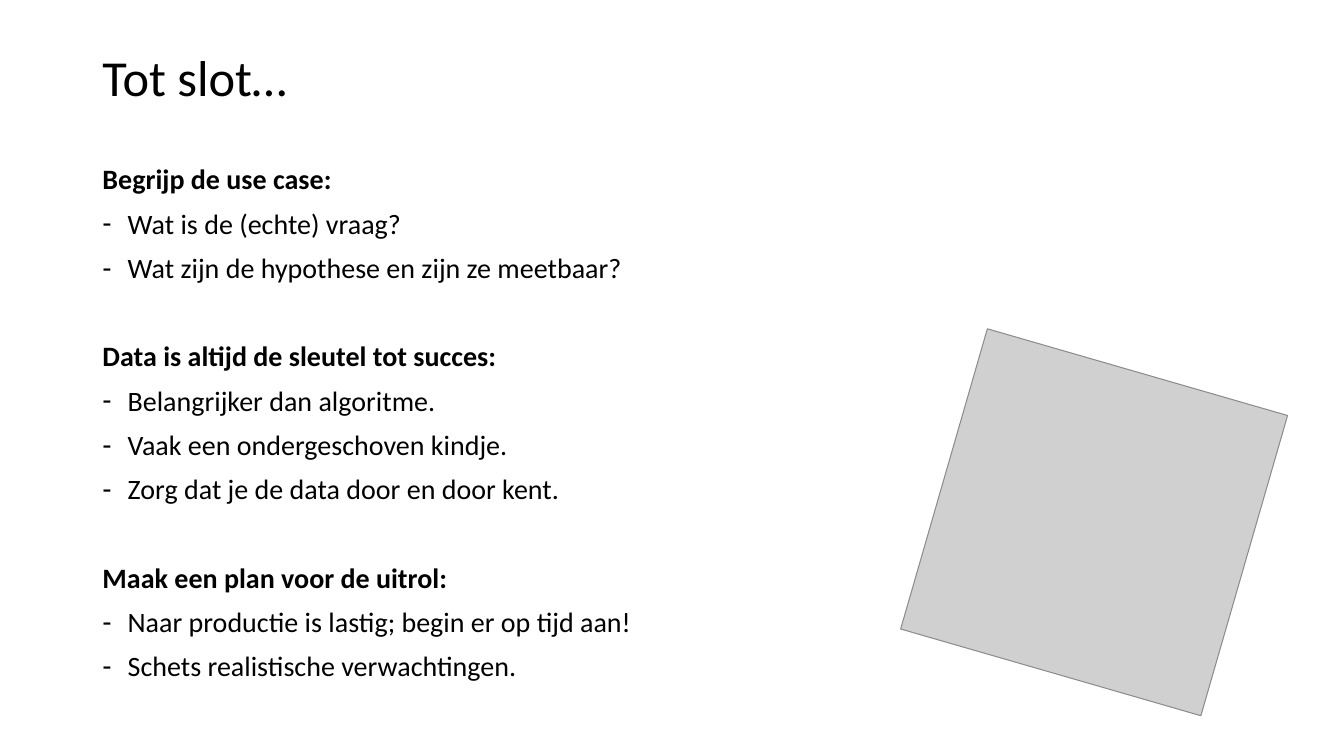
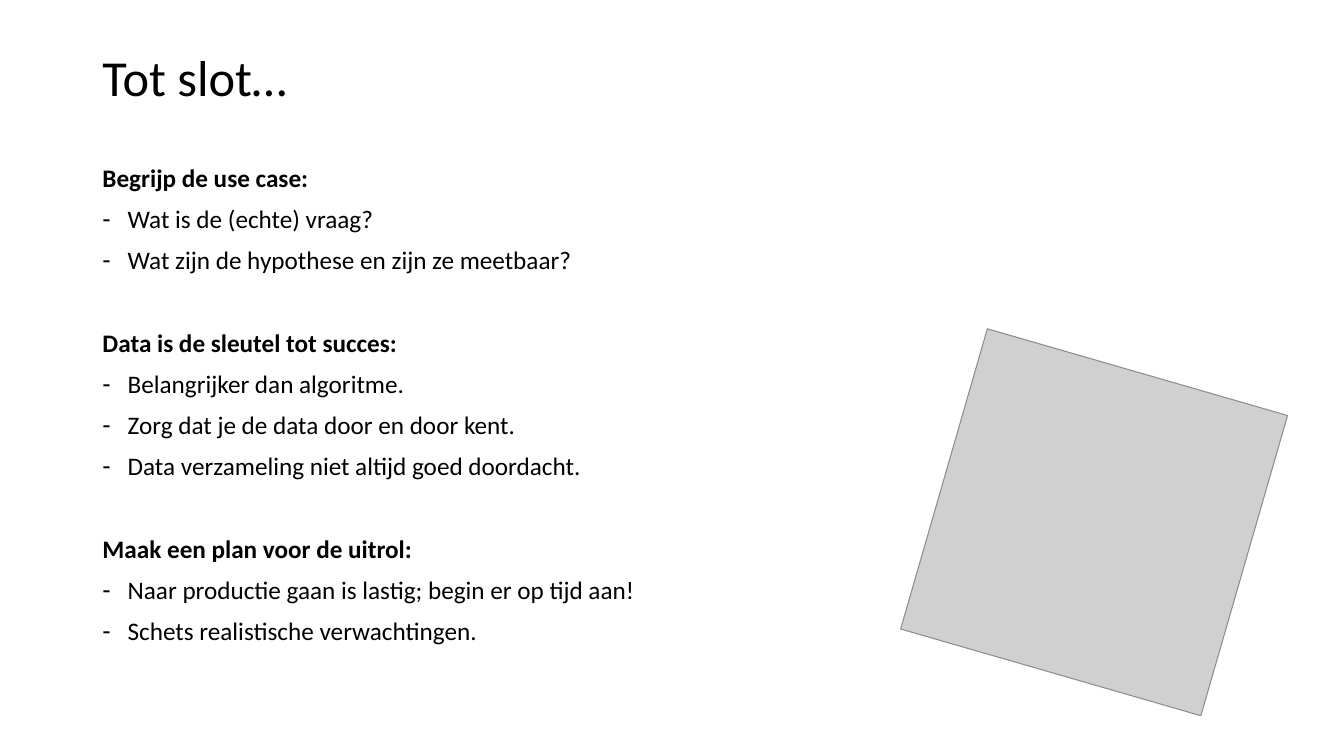
Before and after one commit to LFKoning/knowledge-sharing, a slide deck: slide 49 of python_course/4_scikit_learn/python_cursus_4.pptx (slide 54 before the commit). Drawn at 1344x756 pixels with LibreOffice and Linux fonts; fonts in the diff are those of the drawing; grey boxes stand for pictures. Boxes give left, top, right and bottom in pixels: in the first picture for what was removed or moved away, otherwise in the second. Text is boxed around its words. In the diff, an @@ line names an element or a change of style, - is before the commit and + after.

```diff
--- a/python_course/4_scikit_learn/python_cursus_4.pptx
+++ b/python_course/4_scikit_learn/python_cursus_4.pptx
@@ text at bbox=[102, 169, 571, 645]: size 20 to 18 pt in "Begrijp de use case:", "Wat is de (echte) vraag?", "Wat zijn de hypothese en zijn ze ...", "Belangrijker dan algoritme." and 3 more places @@
@@ text at bbox=[102, 334, 397, 353]: text changed; size 20 to 18 pt @@
-Data is altijd de sleutel tot succes:
+Data is de sleutel tot succes:
@@ text at bbox=[128, 435, 507, 460]: paragraph removed @@
-– Vaak een ondergeschoven kindje.
@@ text at bbox=[128, 457, 580, 480]: paragraph added @@
+– Data verzameling niet altijd goed doordacht.
@@ text at bbox=[128, 581, 634, 604]: text changed; size 20 to 18 pt @@
-– Naar productie is lastig; begin er op tijd aan!
+– Naar productie gaan is lastig; begin er op tijd aan!
```
Also in this commit, not shown: 24 other slides changed, 2 slides added, 2 slides removed, 4 other files.
